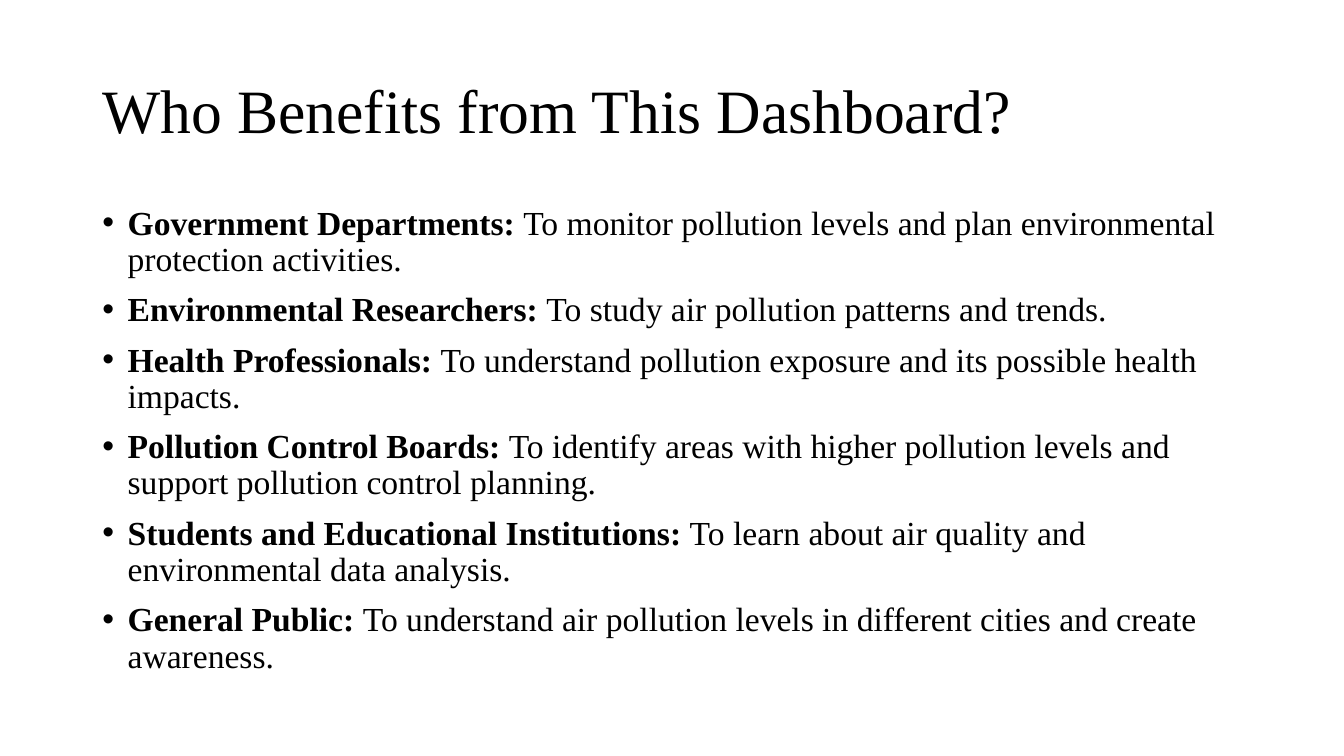
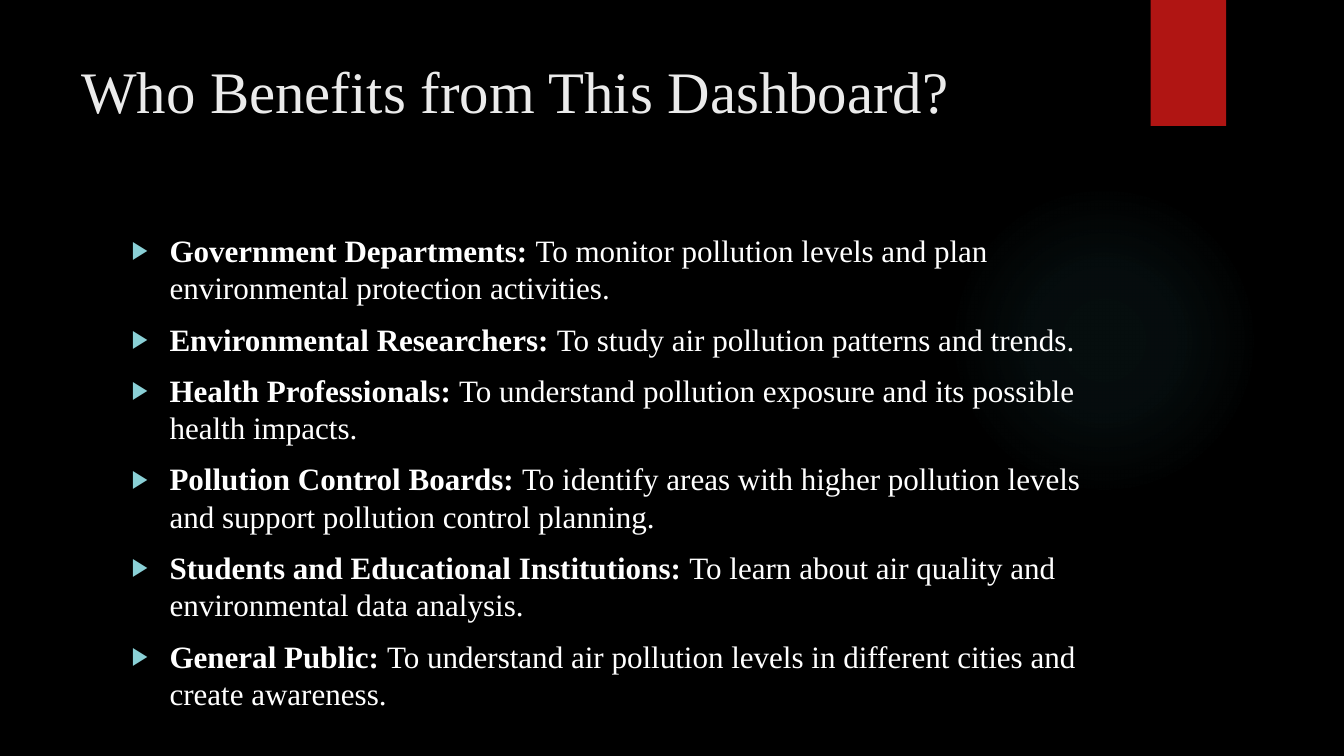
Before and after one commit to Indhu815/Global-Air-Quality-Analysis-and-Pollution-Trend, a slide deck: slide 8 of AIR QUALITY ANALYSIS AND POLLUTION TREND .pptx. Drawn at 1344x756 pixels with LibreOffice and Linux fonts; fonts in the diff are those of the drawing; background and template pictures are left out. Boxes give left, top, right and bottom in pixels: in the first picture for what was removed or moved away, otherwise in the second. Text is boxed around its words. In the diff, an @@ line names an element or a change of style, - is before the commit and + after.

```diff
--- a/AIR QUALITY ANALYSIS AND POLLUTION TREND .pptx
+++ b/AIR QUALITY ANALYSIS AND POLLUTION TREND .pptx
@@ background #FFFFFF to picture (left out) @@
@@ rectangle added at (1150, 0, 1226, 126), fill #B01513 @@
@@ title "Who Benefits from This Dashboard?": place and size @@
-title "Who Benefits from This Dashboard?" at (102, 89, 1011, 134)
+title "Who Benefits from This Dashboard?" at (81, 71, 949, 114)
@@ title "Who Benefits from This Dashboard?" at (81, 71, 949, 114): size 44 to 42 pt, text colour #000000 to #EBEBEB; line spacing 0.9 to 1; vertical alignment middle to top @@
@@ ellipse added at (949, 185, 1259, 495), fill gradient #50B9C1 @@
@@ text "Government Departments: To monitor pollution ...": place and size @@
-text "Government Departments: To monitor pollution ..." at (128, 211, 1215, 669)
+text "Government Departments: To monitor pollution ..." at (170, 240, 1080, 674)
@@ text "Government Departments: To monitor pollution ..." at (170, 240, 1080, 674): size 24 to 22.2 pt, text colour #000000 to #FFFFFF; bullet • to ▶; line spacing 0.9 to 1 @@
```
Also in this commit, not shown: 7 other slides changed.
